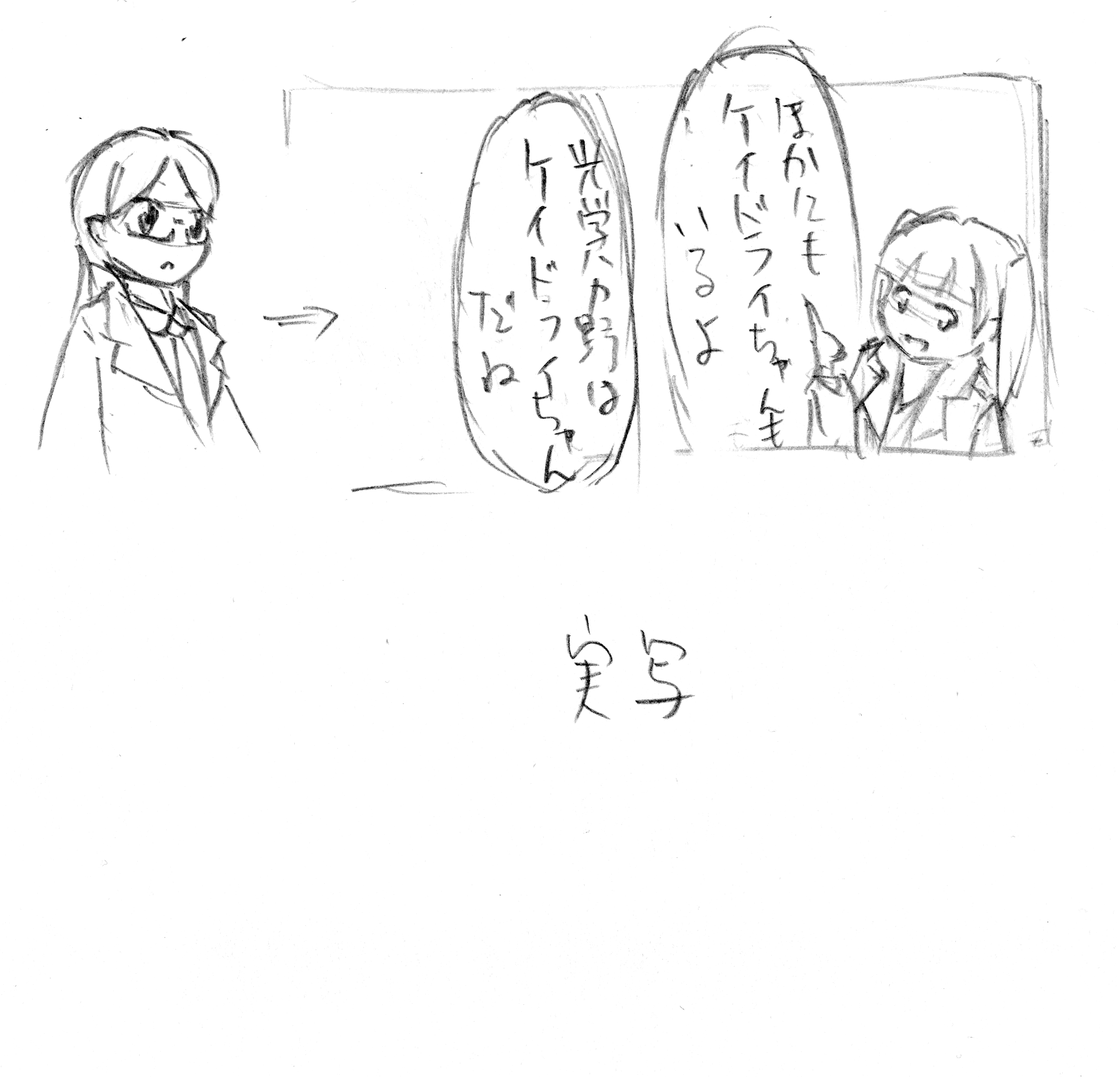
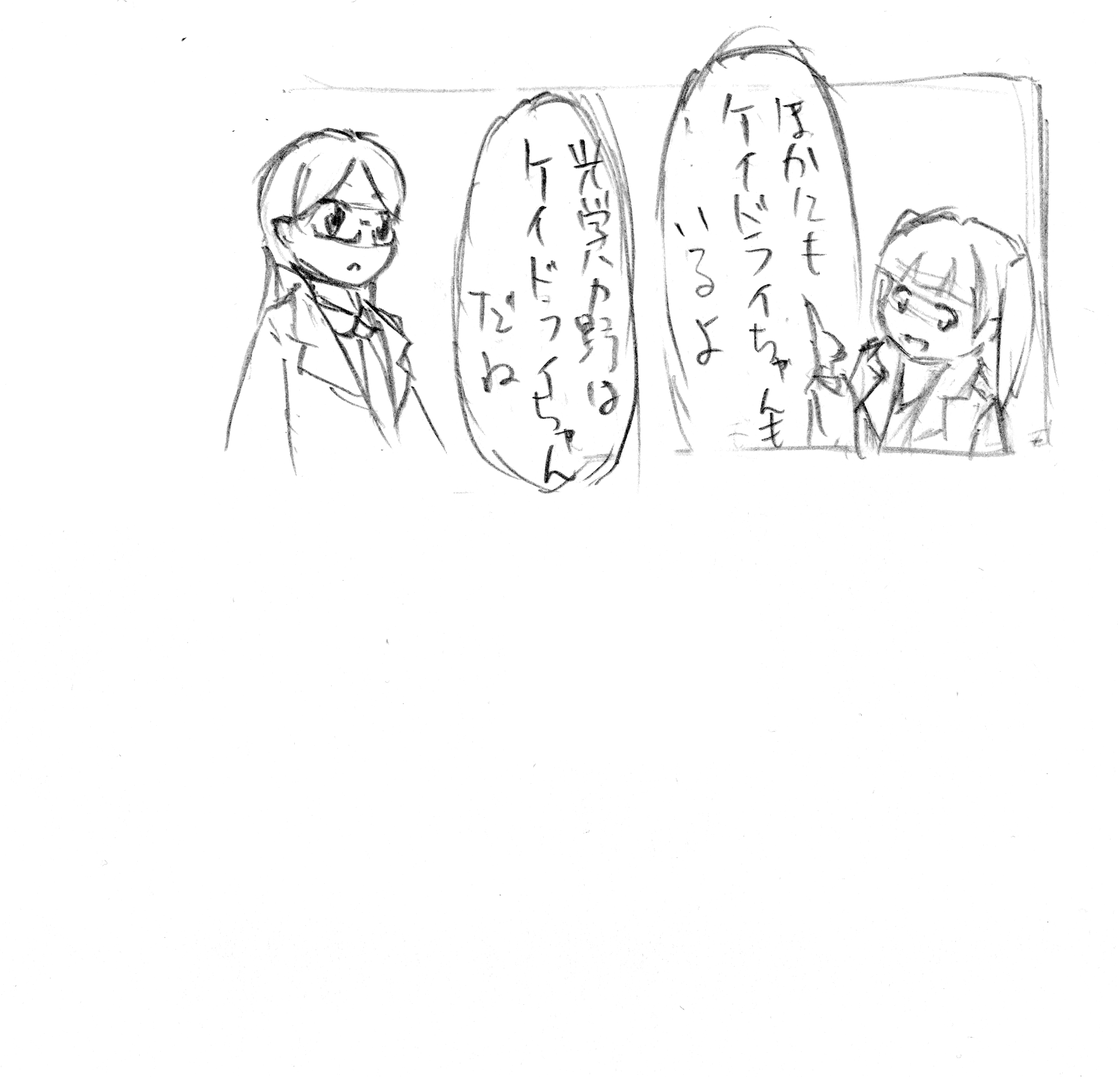
The second w=1118, h=1077 image is a revision of the first. Changes to its layers:
added layer "レイヤー 2" above "レイヤー 3" over [194, 92, 454, 525]
added layer "レイヤー 0" over [9, 91, 757, 761]
